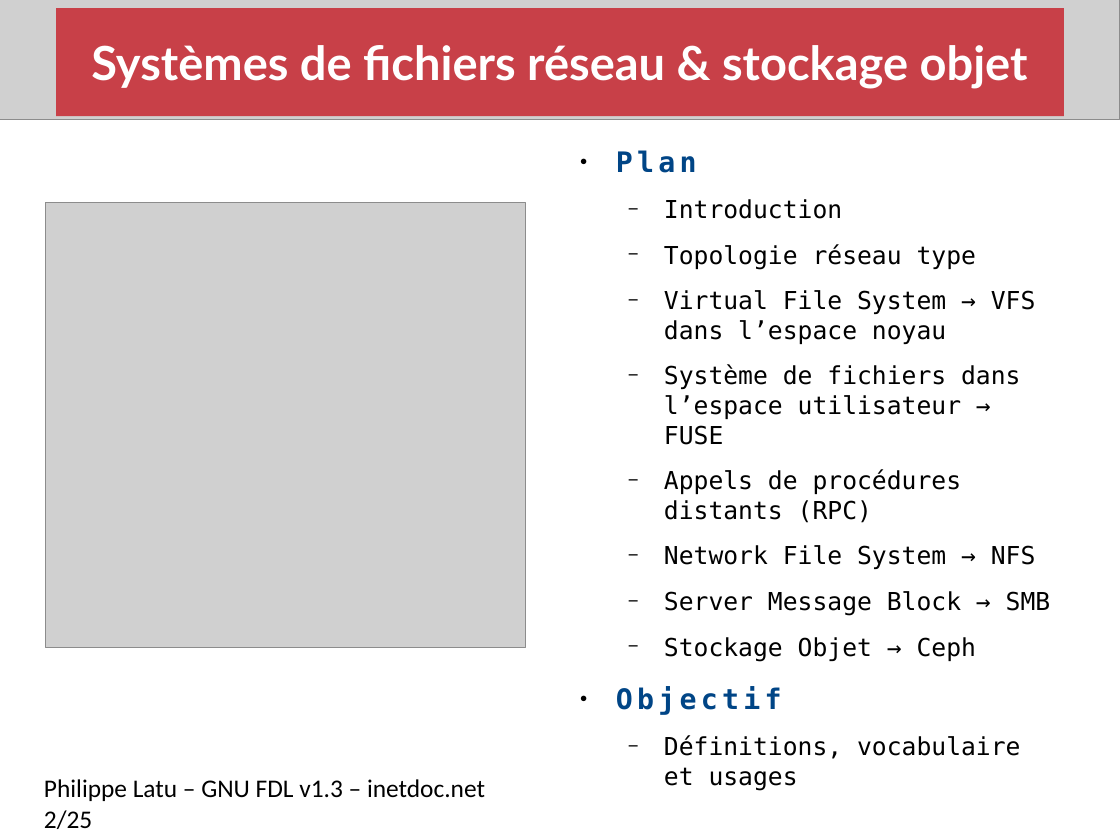
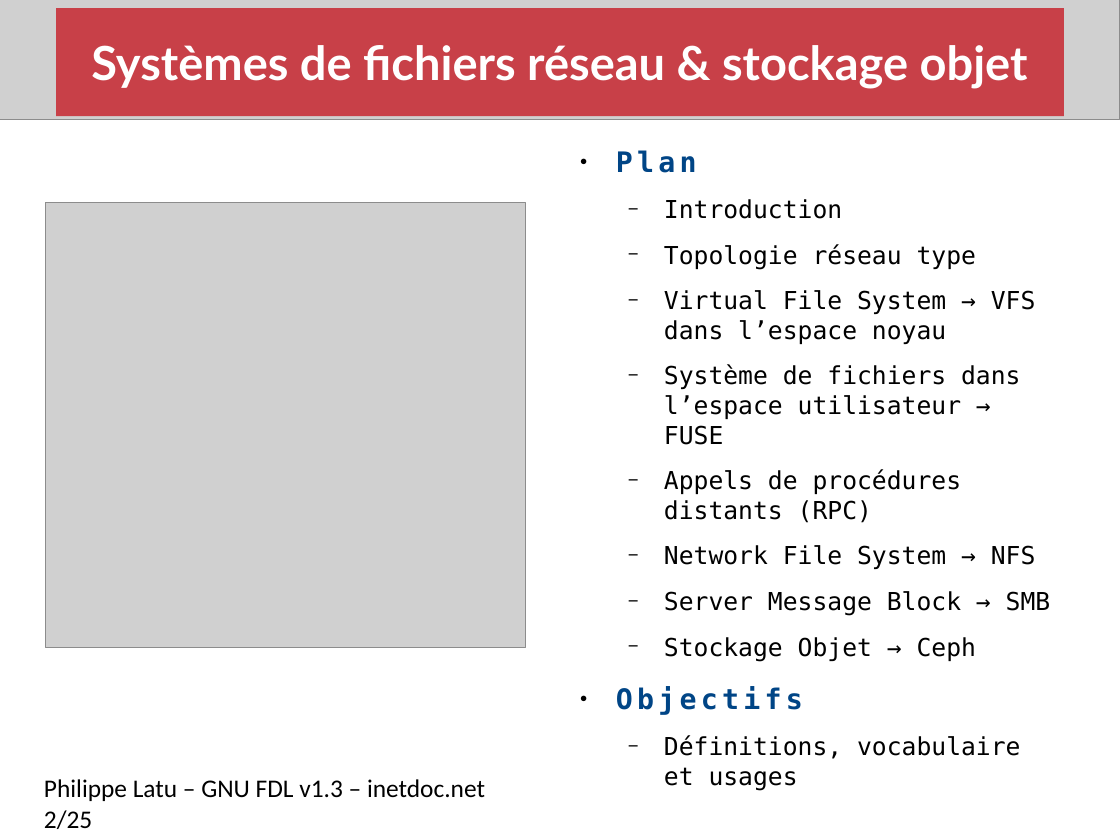
Before and after one commit to platu/inetdoc, a slide deck: slide 2 of presentations/net-filesystems-object-storage/net-filesystems-object-storage.odp. Drawn at 1120x840 pixels with LibreOffice and Linux fonts; fonts in the diff are those of the drawing; grey boxes stand for pictures. Boxes give left, top, right and bottom in pixels: in the first picture for what was removed or moved away, otherwise in the second. Text is boxed around its words. In the diff, an @@ line names an element or a change of style, - is before the commit and + after.

Commit message:
Systèmes de fichiers réseau : correction typo

```diff
--- a/presentations/net-filesystems-object-storage/net-filesystems-object-storage.odp
+++ b/presentations/net-filesystems-object-storage/net-filesystems-object-storage.odp
@@ text at (x1=616, y1=686, x2=803, y2=715): text changed @@
-● Objectif
+● Objectifs
```
